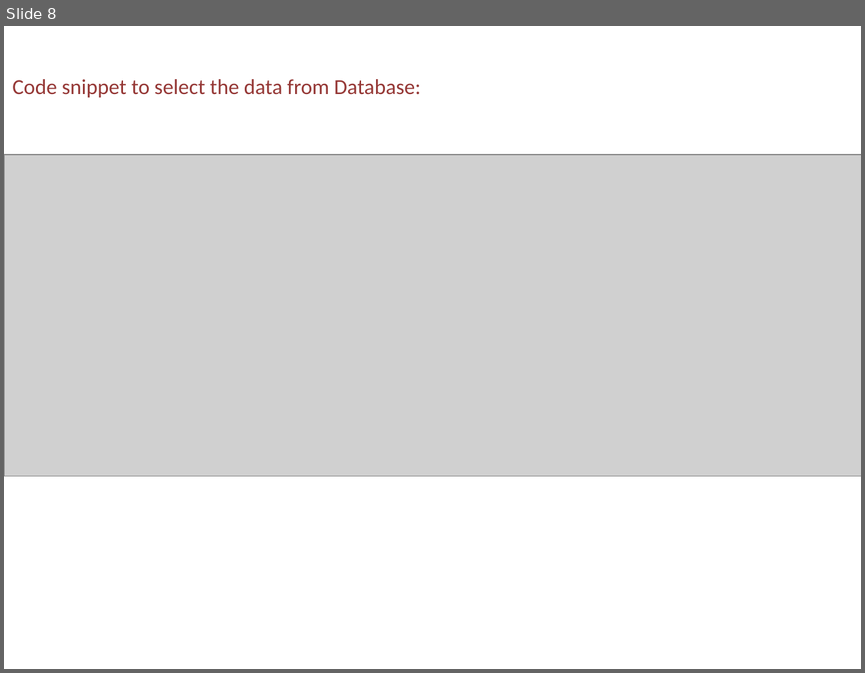
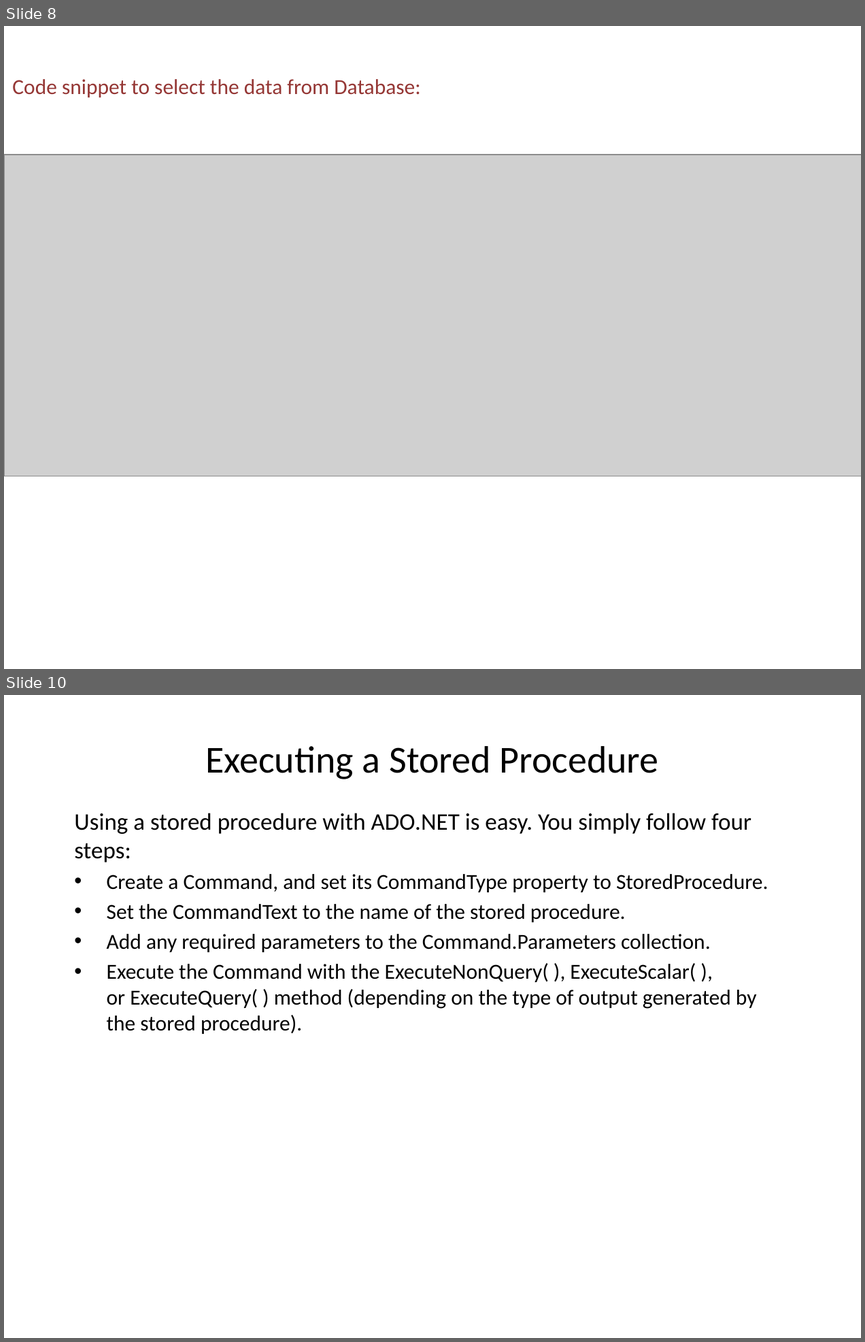
Before and after one commit to Patwaris/DotNetFullStack, a slide deck: ADONET/ADONET.pptx. Shown one above the other, each under a label of ours: slide 8 before the commit, slides 8 and 10 after it; the slides between them are not shown. The pictures are 865x673 and 865x1342 pixels, drawn with LibreOffice and Linux fonts; fonts in the diff are those of the drawing; grey boxes stand for pictures. Boxes give left, top, right and bottom in pixels: in the first picture for what was removed or moved away, otherwise in the second. Text is boxed around its words. In the diff, an @@ line names an element or a change of style, - is before the commit and + after.

```diff
--- a/ADONET/ADONET.pptx
+++ b/ADONET/ADONET.pptx
@@ slide 10 added at (4,695,861,1338), background #FFFFFF @@
@@ text added at (205,746,659,779), 32 pt, text #000000 @@
+Executing a Stored Procedure
@@ text added at (74,813,768,1034), 18 pt, text #000000 @@
+Using a stored procedure with ADO.NET is easy. You simply follow four steps:
+• Create a Command, and set its CommandType property to StoredProcedure.
+• Set the CommandText to the name of the stored procedure.
+• Add any required parameters to the Command.Parameters collection.
+• Execute the Command with the ExecuteNonQuery( ), ExecuteScalar( ), or ExecuteQuery( ) method (depending on the type of output generated by the stored procedure).
```
Also in this commit, not shown: 2 other slides added, 9 other files.
